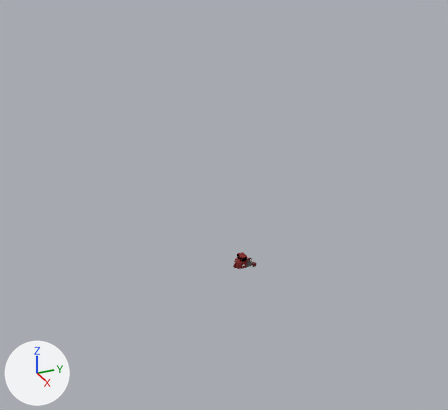
The Blender file bus-lorry/Lorry/scammell-mech-horse.blend, before and after one commit.
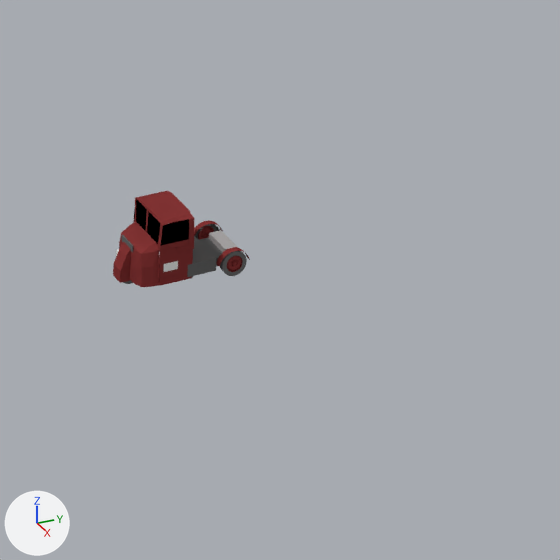
Each version appears first from a 50 mm camera at (64.4, -34.4, 41.7) aimed at (-4.4, -3.4, 7.3), and next in a close-up on the part from 48% to 69% of the width and 54% to 77% of the height. Arrows for +X, +Y and +Z are at lower left; the lights stay in place. Everything nearer to the camera than a plane just in front of the edit is cut away. The same objects are shown in both versions, whatever each file hides.
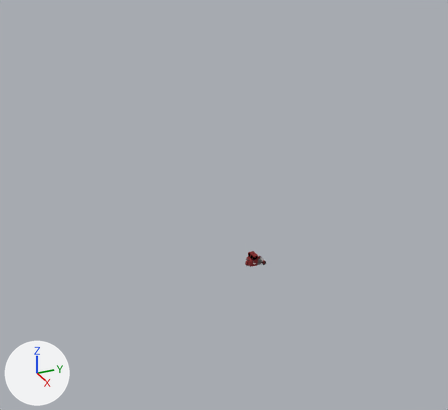
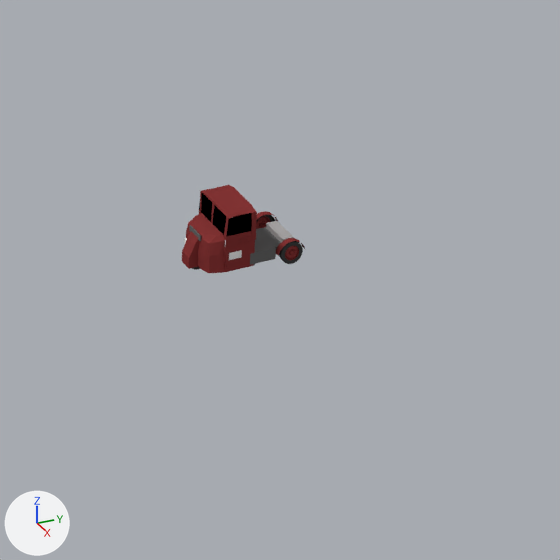
What differs and where, as boxes (x1, y1, x2, y2) in the close-ups (560 x 560 px):
'Cube.002', moved, rescaled
    before: (113, 191, 238, 287)
    after: (182, 185, 281, 273)
'Circle.001', moved, rescaled (9% narrower)
    before: (195, 224, 247, 276)
    after: (256, 215, 303, 264)
'Cube.013', moved, rescaled (10% narrower, 12% shorter)
    before: (187, 236, 216, 277)
    after: (250, 229, 276, 265)
'Cube.015', moved, rescaled
    before: (209, 230, 237, 252)
    after: (266, 221, 294, 242)
'Circle.002', moved, rescaled
    before: (194, 220, 250, 266)
    after: (257, 211, 305, 255)
'Plane.025', moved, rescaled (7% narrower, 8% shorter)
    before: (164, 261, 178, 272)
    after: (229, 250, 242, 260)

The change, as a list of edits to the scene's bpy script:
```text
Change ob_plane_025:
    ob_plane_025.location: (0.71, -2.94, 0.63) -> (0.71, -1.3, 0.54)
    ob_plane_025.scale: (1.0, 1.0, 1.0) -> (0.9, 0.9, 1.0)
Change ob_cube_015:
    ob_cube_015.location: (0.01, -1.06, 0.14) -> (0.01, 0.39, 0.1)
    ob_cube_015.scale: (1.65, 0.428, 0.637) -> (1.65, 0.385, 0.573)
Change ob_cube_013:
    ob_cube_013.location: (0.02, -1.7, 0.14) -> (0.02, -0.19, 0.1)
    ob_cube_013.scale: (2.69, 1.0, 0.637) -> (2.69, 0.9, 0.573)
Change ob_circle_002:
    ob_circle_002.location: (0.01, 0.04, -0.14) -> (0.01, 1.38, -0.15)
    ob_circle_002.scale: (1.26, 1.31, 1.09) -> (1.13, 1.17, 1.09)
Change ob_circle_001:
    ob_circle_001.location: (0.01, -0.28, 0.03) -> (0.01, 1.1, 0.0)
    ob_circle_001.scale: (0.964, 1.0, 1.09) -> (0.868, 0.902, 1.09)
Change ob_cube_002:
    ob_cube_002.location: (-0.01, -0.19, -0.18) -> (-0.01, 1.17, -0.19)
    ob_cube_002.scale: (0.82, 1.2, 1.78) -> (0.738, 1.08, 1.78)
```
